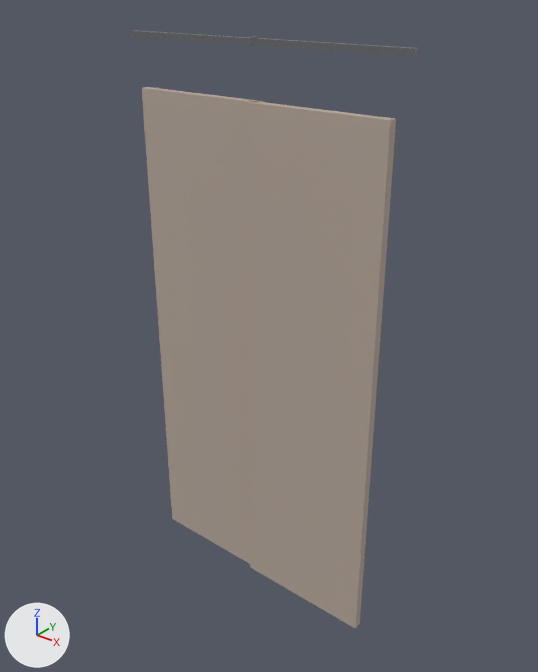
One commit to the glTF model storage/picture/mocan-57.glb: the scene before it, then after it.
One viewpoint serves both versions: a 50 mm lens placed at (1.98, -2.39, 2.92), pointed at (0.04, 0.04, 1.41). Lighting does not change. The marker at lower left points along +X, +Y and +Z. The first picture is the older version. Vertices at exactly the same position are counted once.

The first picture shows 'furniture'.
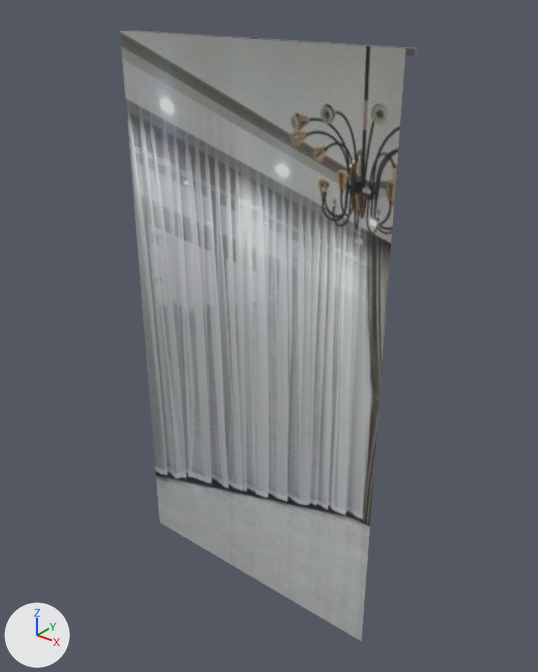
Changed parts and their boxes [x1, y1, x2, y2] in the pictures (538 x 672 px):
'furniture', reshaped
    before: [130, 30, 418, 629]
    after: [120, 30, 418, 642]
part 1 of me_mesh_0, added
    after: [120, 31, 406, 642]

Edits to the bpy script that builds the scene:
```text
Add img_image_0:
    img_image_0 = load_image('Image_0', '_unpacked/Image_0', 630, 541, 'sRGB')
Add mat_photo:
    mat_photo = principled_material('photo')
    mat_photo.texture = img_image_0
    mat_photo.roughness = 0.85
Change me_mesh_0:
    used by ob_furniture; location = (0.0, 0.0, 0.0)
    verts and faces of me_mesh_0; kept vertices keep their numbers, new ones are numbered from 64
    remove me_mesh_0.from_pydata(...)  # 64 vertices, 108 faces; spans x -0.7..0.7, y -0.04..0.02, z 0.03..2.7
    add me_mesh_0.from_pydata(...)  # 68 vertices, 110 faces; spans x -0.7..0.7, y -0.07..0.02, z 0.0..2.7
    me_mesh_0 part 1
    add verts[64] = (-0.7, -0.07, 0.0)  # pixel (159, 522)
    add verts[65] = (0.7, -0.07, 0.0)  # pixel (361, 641)
    add verts[66] = (0.7, -0.07, 2.7)  # pixel (405, 48)
    add verts[67] = (-0.7, -0.07, 2.7)  # pixel (120, 30)
    add faces += [(64, 65, 66), (64, 66, 67)]  # mat_photo (picture img_image_0)
    add me_mesh_0.materials.append(mat_photo)  # picture img_image_0
```
